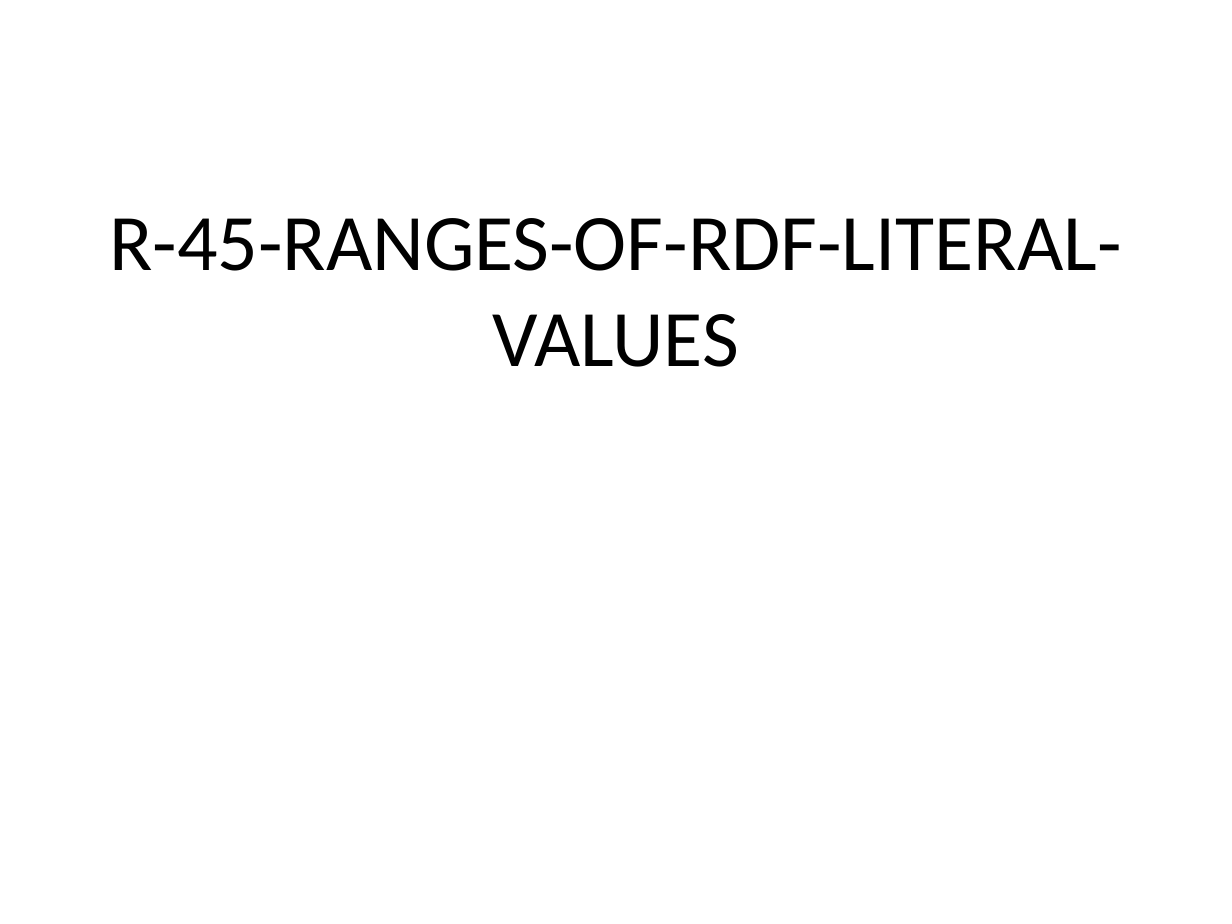
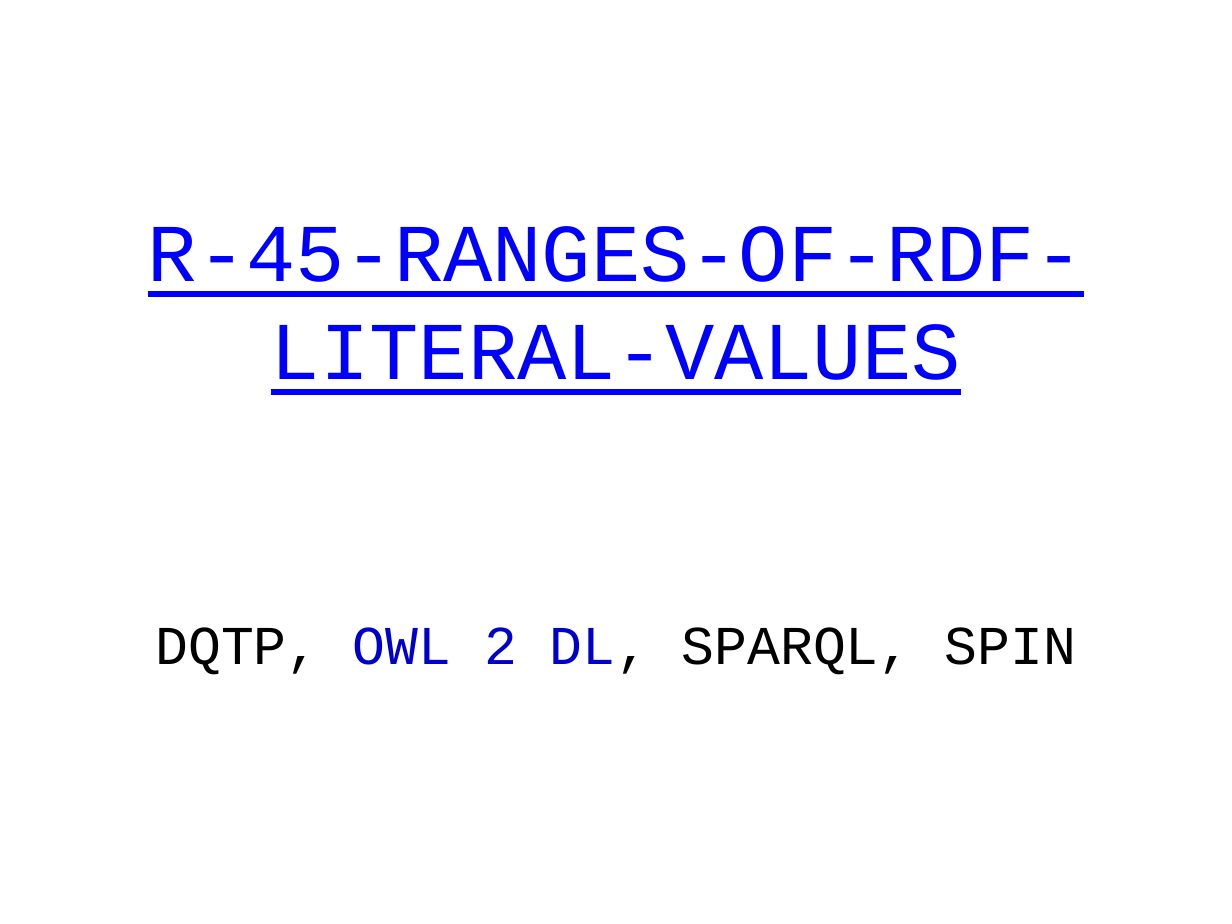
Before and after one commit to boschthomas/rdf-validation-research, a slide deck: slide 46 of presentations/Tutorial Thomas Bosch (DC 2014).pptx (slide 45 before the commit). Drawn at 1232x924 pixels with LibreOffice and Linux fonts; fonts in the diff are those of the drawing. Boxes give left, top, right and bottom in pixels: in the first picture for what was removed or moved away, otherwise in the second. Text is boxed around its words. In the diff, an @@ line names an element or a change of style, - is before the commit and + after.

```diff
--- a/presentations/Tutorial Thomas Bosch (DC 2014).pptx
+++ b/presentations/Tutorial Thomas Bosch (DC 2014).pptx
@@ title "R-45-RANGES-OF-RDF-LITERAL-VALUES": place and size @@
-title "R-45-RANGES-OF-RDF-LITERAL-VALUES" at bbox=[109, 218, 1121, 367]
+title "R-45-RANGES-OF-RDF-LITERAL-VALUES" at bbox=[148, 226, 1084, 395]
@@ title "R-45-RANGES-OF-RDF-LITERAL-VALUES" at bbox=[148, 226, 1084, 395]: size 46.8 to 48 pt, font Calibri to Courier New, text colour #000000 to #0000FF, underline on @@
@@ text added at bbox=[155, 627, 1076, 675], 32 pt, text #000000 @@
+DQTP, OWL 2 DL, SPARQL, SPIN
```
Also in this commit, not shown: 33 other slides changed, 11 slides added, 11 slides removed, 4 other files.
